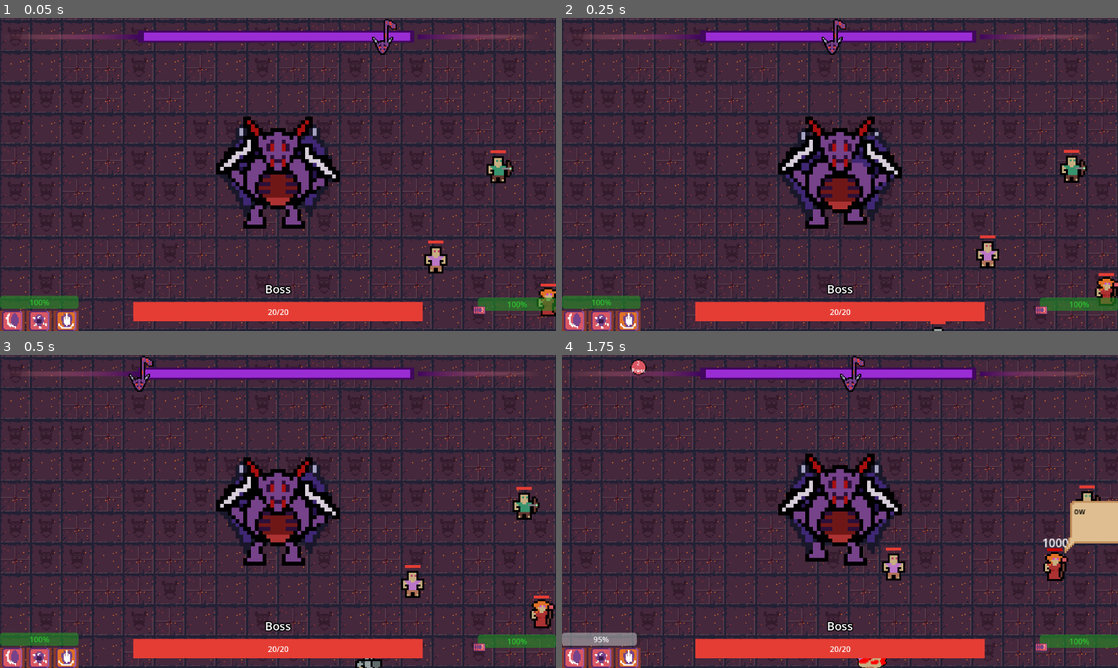
Above: before the commit, frames 1-4 (two rows, left to right).
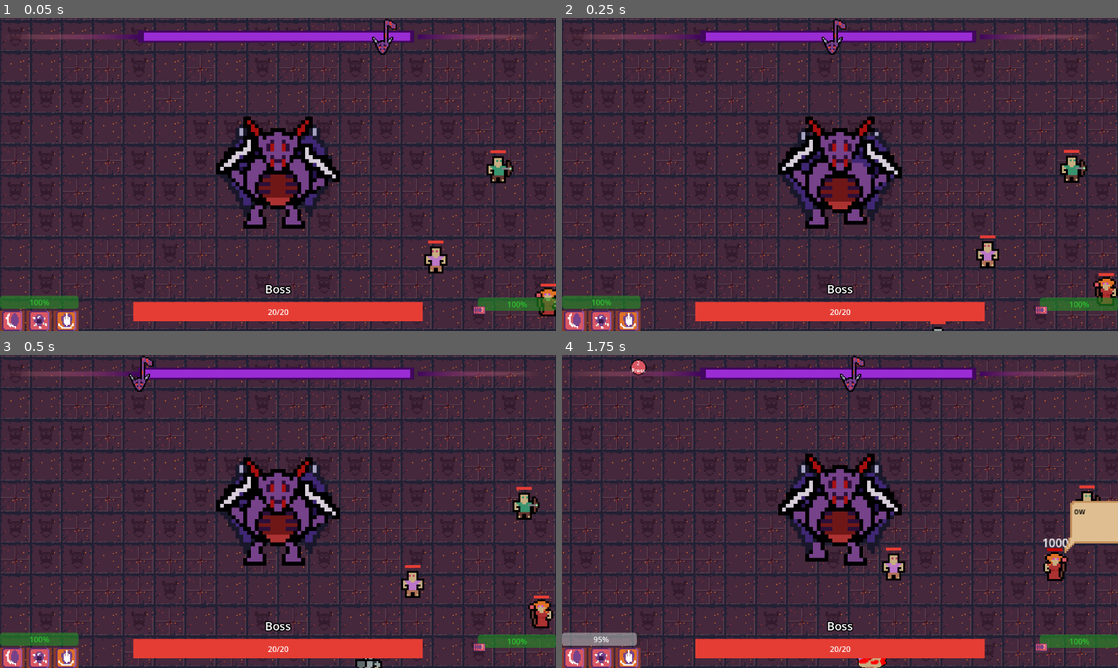
Above: after the commit, the same moments.

Repository: DevFTB/GMTK2023
Game: Godot game, scene res://main.tscn
The game is run twice, just before and just after one commit, with the same random seed, the same clock (stepped at 60 frames per second) and the same inputs.
Inputs (mouse positions are in pixels of both pictures, inside the frame that each line leads up to):
- Up to frame 1 (0.05 s): no input
- Up to frame 2 (0.25 s): no input
- Up to frame 3 (0.5 s): no input
- Up to frame 4 (1.75 s): tap Enter at 0.5 s; move the mouse to (962, 495) at 0.52 s; hold D (move_right) 0.53-1.25 s; hold Q (activate_combo_1) 0.53-1.25 s; click (962, 495) at 0.67 s; drag from (728, 527) to (812, 574) at 1.27 s

The runs differ from the first frame. In frame 1, 0.1% of the frame differs, in the area x 77-100%, y 74-95%; in frame 2, 0.1%; in frame 3, 0.2%, in the area x 63-100%, y 70-100%; in frame 4, nothing differs.
Error in both runs: Invalid call. Nonexistent function 'angle' in base 'Nil'. (res://entities/boss/Boss.gd:52)

Commit message:
Flip player sprites based on velocity

Diff:
--- a/entities/players/Player.gd
+++ b/entities/players/Player.gd
@@ -99,6 +99,10 @@
 		if slowed:
 			vel_vec *= slow_factor
 		velocity = speed * vel_vec
+
+		# set way player is facing based on velocity
+		$Sprite2D.set_flip_h(not (velocity.angle() <= PI/2 and velocity.angle() >= -PI/2))
+
 		move_and_slide()
 	else:
 		if _flying:
